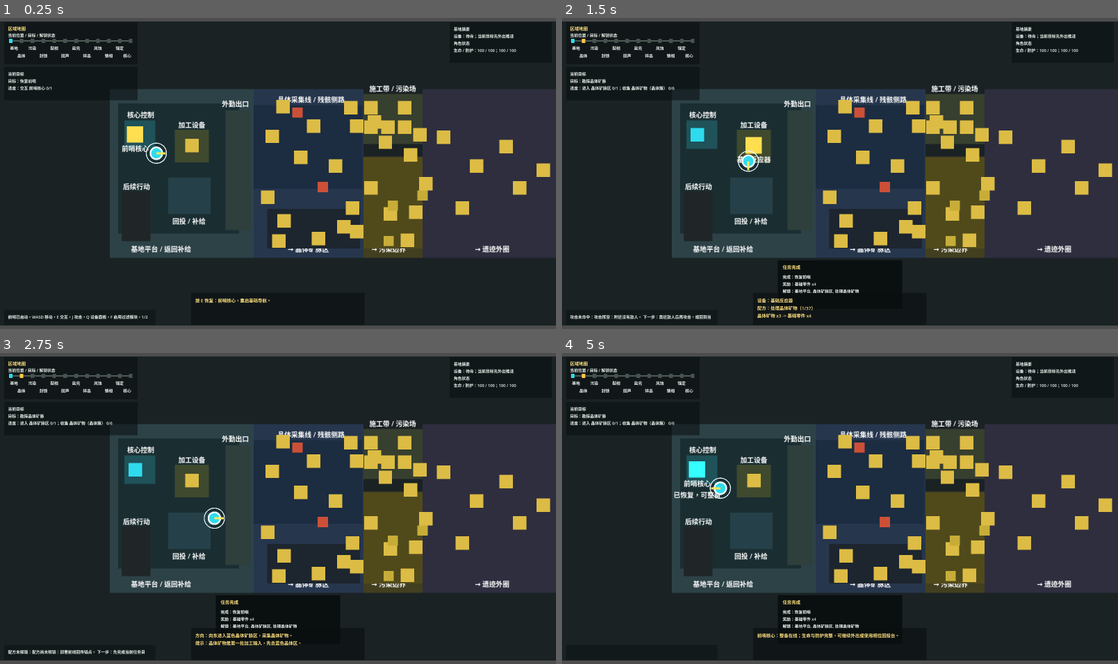
Above: before the commit, frames 1-4 (two rows, left to right).
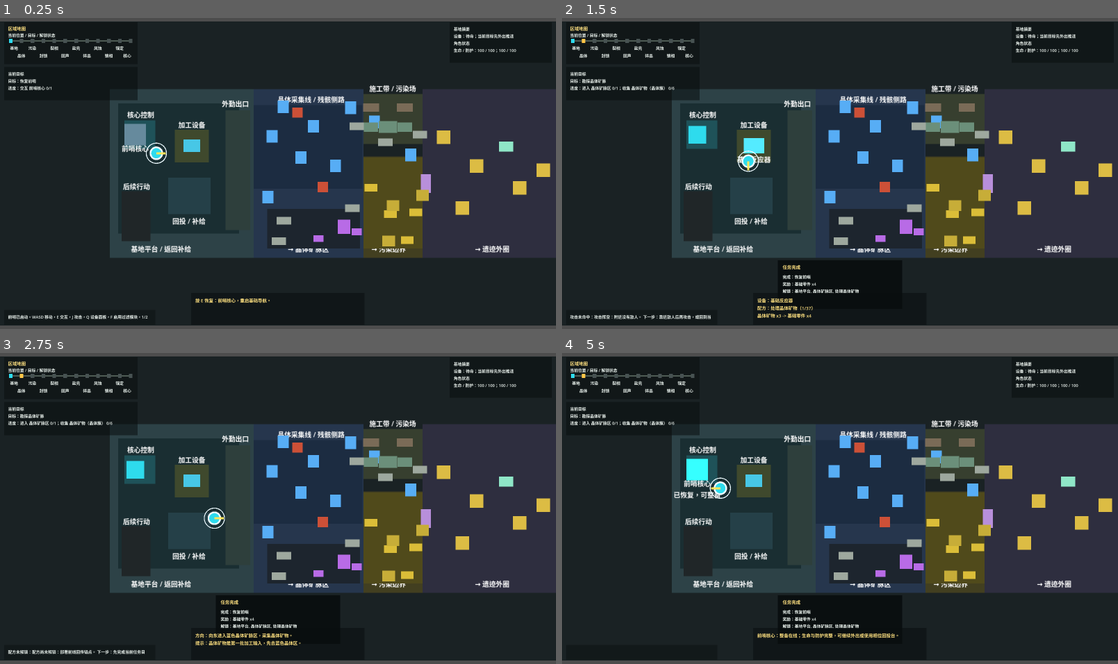
Above: after the commit, the same moments.

Repository: laugh0608/RadishCatalyst
Game: Godot game, scene res://scenes/boot/Boot.tscn
The game is run twice, just before and just after one commit, with the same random seed, the same clock (stepped at 60 frames per second) and the same inputs.
Inputs (mouse positions are in pixels of both pictures, inside the frame that each line leads up to):
- Up to frame 1 (0.25 s): no input
- Up to frame 2 (1.5 s): tap Enter at 0.5 s; move the mouse to (962, 157) at 0.52 s; hold D (move_right) 0.53-1.28 s; tap E (interact) at 0.6 s; click (962, 157) at 0.67 s; move the mouse to (728, 189) at 1.27 s; hold S (move_down) from 1.28 s (still down); tap J (attack) at 1.35 s
- Up to frame 3 (2.75 s): tap E (interact) at 1.55, 2.3 s; move the mouse to (333, 440) at 2.02 s; release S (move_down) at 2.03 s; hold D (move_right) from 2.03 s (still down); hold R (cycle_recipe) from 2.03 s (still down)
- Up to frame 4 (5 s): move the mouse to (812, 570) at 2.77 s; release D (move_right) at 2.78 s; release R (cycle_recipe) at 2.78 s; hold W (move_up) 2.78-3.53 s; tap E (interact) at 2.85, 3.8, 4.55 s; click (812, 570) at 2.92 s; move the mouse to (1006, 555) at 3.52 s; hold A (move_left) from 3.53 s (still down); tap Q (toggle_device_panel) at 3.6 s; move the mouse to (673, 461) at 4.27 s; tap F (toggle_module) at 4.35 s

The runs differ from the first frame. In frame 1, 3.5% of the frame differs, in the area x 22-93%, y 26-74%; in frame 2, 3.4%; in frame 3, 3.3%; in frame 4, 3.4%.

Commit message:
feat: 完成首小时对象表现第一包

Diff:
--- a/client/scripts/actors/prototype_enemy.gd
+++ b/client/scripts/actors/prototype_enemy.gd
@@ -9,6 +9,10 @@
 const FOCUSED_SPRITE_MODULATE := Color(1.16, 1.16, 1.16, 1)
 const DEFAULT_SPRITE_MODULATE := Color(1, 1, 1, 1)
 const FOCUSED_Z_INDEX := 18
+const BASIC_ENEMY_SIZE := Vector2(24.0, 24.0)
+const TREATMENT_ENEMY_SIZE := Vector2(28.0, 22.0)
+const POLLUTED_ENEMY_SIZE := Vector2(30.0, 26.0)
+const ELITE_ENEMY_SIZE := Vector2(36.0, 34.0)
 
 var health: float = 20.0
 var max_health: float = 20.0
@@ -41,6 +45,7 @@
 	if collision_shape != null:
 		collision_shape.disabled = false
 	if sprite != null:
+		_apply_sprite_size(_get_active_size())
 		sprite.color = _get_active_color(category)
 	_update_label()
 
@@ -123,6 +128,8 @@
 
 
 func _get_active_color(category: String) -> Color:
+	if definition_id == "enemy.treatment_skitter":
+		return Color(0.88, 0.38, 0.24, 1)
 	match category:
 		"polluted":
 			return Color(0.78, 0.68, 0.22, 1)
@@ -132,3 +139,22 @@
 			return Color(0.38, 0.72, 0.82, 1)
 		_:
 			return Color(0.8, 0.313726, 0.215686, 1)
+
+
+func _get_active_size() -> Vector2:
+	if definition_id == "enemy.treatment_skitter":
+		return TREATMENT_ENEMY_SIZE
+	match enemy_category:
+		"polluted":
+			return POLLUTED_ENEMY_SIZE
+		"elite_node":
+			return ELITE_ENEMY_SIZE
+		_:
+			return BASIC_ENEMY_SIZE
+
+
+func _apply_sprite_size(sprite_size: Vector2) -> void:
+	if sprite == null:
+		return
+	sprite.position = -sprite_size * 0.5
+	sprite.size = sprite_size
--- a/client/scripts/checks/first_hour_readability_check.gd
+++ b/client/scripts/checks/first_hour_readability_check.gd
@@ -15,6 +15,7 @@
 	_check_general_interaction_prompts()
 	_check_interactable_focus_labels()
 	_check_enemy_focus_labels()
+	_check_core_object_visual_profiles()
 	_check_hud_map_runtime_labels()
 	_check_hud_runtime_layout_first_pass()
 	_check_core_loop_layout()
@@ -146,6 +147,38 @@
 	map.free()
 
 
+func _check_core_object_visual_profiles() -> void:
+	var map := VerticalSliceMapScene.instantiate() as VerticalSliceMap
+	host.root.add_child(map)
+	map.setup(host.data_registry)
+	var crystal := map.get_node("Interactables/CrystalCluster") as PrototypeInteractable
+	var rich_crystal := map.get_node("Interactables/RichCrystalVeinNorth") as PrototypeInteractable
+	var wreckage := map.get_node("Interactables/FieldWreckageNorth") as PrototypeInteractable
+	var residue := map.get_node("Interactables/PollutionResidue") as PrototypeInteractable
+	var rough_ground := map.get_node("Interactables/RoughGroundNorth") as PrototypeInteractable
+	var foundation_site := map.get_node("Interactables/FoundationSiteNorth") as PrototypeInteractable
+	var filter_site := map.get_node("Interactables/PollutionFilterBuildSite") as PrototypeInteractable
+	var reactor := map.get_node("Interactables/BasicReactor") as PrototypeInteractable
+	var ruin_gate := map.get_node("Interactables/RuinGate") as PrototypeInteractable
+	host._expect_equal(crystal.marker.size, Vector2(26.0, 30.0), "object visuals make crystal nodes tall resource markers")
+	host._expect_equal(rich_crystal.marker.size, Vector2(34.0, 38.0), "object visuals make rich crystal visibly larger")
+	host._expect_equal(wreckage.marker.size, Vector2(34.0, 18.0), "object visuals make wreckage a low salvage marker")
+	host._expect_equal(residue.marker.size, Vector2(30.0, 18.0), "object visuals make pollution residue a low hazard marker")
+	host._expect_equal(rough_ground.marker.size, Vector2(38.0, 20.0), "object visuals make rough ground a construction blocker marker")
+	host._expect_equal(foundation_site.marker.size, Vector2(34.0, 22.0), "object visuals make foundation sites compact build markers")
+	host._expect_equal(filter_site.marker.size, Vector2(44.0, 28.0), "object visuals make pollution filter build site wider than foundation")
+	host._expect_equal(reactor.marker.size, Vector2(40.0, 30.0), "object visuals make base reactor a device marker")
+	host._expect_equal(ruin_gate.marker.size, Vector2(24.0, 44.0), "object visuals make ruin gate a vertical exit marker")
+
+	var treatment_enemy := map.get_node("Enemies/TreatmentSkitter") as PrototypeEnemy
+	var polluted_enemy := map.get_node("Enemies/PollutedSkitter") as PrototypeEnemy
+	var elite_enemy := map.get_node("Enemies/EliteResidueNode") as PrototypeEnemy
+	host._expect_equal(treatment_enemy.sprite.size, PrototypeEnemy.TREATMENT_ENEMY_SIZE, "enemy visuals distinguish treatment low-pressure guards")
+	host._expect_equal(polluted_enemy.sprite.size, PrototypeEnemy.POLLUTED_ENEMY_SIZE, "enemy visuals distinguish polluted pressure enemies")
+	host._expect_equal(elite_enemy.sprite.size, PrototypeEnemy.ELITE_ENEMY_SIZE, "enemy visuals distinguish elite pressure node")
+	map.free()
+
+
 func _check_hud_map_runtime_labels() -> void:
 	var hud := PrototypeHudScene.instantiate() as PrototypeHud
 	host.root.add_child(hud)
--- a/client/scripts/interaction/prototype_interactable.gd
+++ b/client/scripts/interaction/prototype_interactable.gd
@@ -2,6 +2,16 @@
 class_name PrototypeInteractable
 
 const DEFAULT_MARKER_COLOR := Color(0.862745, 0.737255, 0.266667, 1)
+const CRYSTAL_MARKER_COLOR := Color(0.34, 0.68, 0.96, 1)
+const RICH_CRYSTAL_MARKER_COLOR := Color(0.54, 0.82, 1.0, 1)
+const SALVAGE_MARKER_COLOR := Color(0.62, 0.66, 0.62, 1)
+const ANOMALY_MARKER_COLOR := Color(0.72, 0.42, 0.9, 1)
+const RESIDUE_MARKER_COLOR := Color(0.86, 0.74, 0.22, 1)
+const ROUGH_GROUND_MARKER_COLOR := Color(0.48, 0.42, 0.34, 1)
+const FOUNDATION_SITE_MARKER_COLOR := Color(0.42, 0.56, 0.48, 1)
+const REACTOR_MARKER_COLOR := Color(0.28, 0.78, 0.9, 1)
+const FILTER_MARKER_COLOR := Color(0.64, 0.78, 0.3, 1)
+const GATE_MARKER_COLOR := Color(0.72, 0.56, 0.86, 1)
 const RESTORED_OUTPOST_CORE_COLOR := Color(0.18, 0.86, 0.93, 1)
 const GATHERED_CRYSTAL_COLOR := Color(0.22, 0.42, 0.58, 1)
 const GATHERED_SALVAGE_COLOR := Color(0.48, 0.56, 0.58, 1)
@@ -82,6 +92,7 @@
 		label.offset_left = label_offset.x
 		label.offset_top = label_offset.y
 		label.offset_right = label_offset.x + label_size.x
+	_apply_default_marker_visual()
 	_set_label_text(display_name)
 
 
@@ -190,8 +201,7 @@
 	consumed = false
 	visible = true
 	monitoring = true
-	if marker != null:
-		marker.color = DEFAULT_MARKER_COLOR
+	_apply_default_marker_visual()
 	_set_label_text(display_name_text)
 
 
@@ -659,6 +669,56 @@
 		marker.color = DEFAULT_MARKER_COLOR
 
 
+func _apply_default_marker_visual() -> void:
+	if marker == null:
+		return
+	var visual := _get_default_marker_visual()
+	var marker_size: Vector2 = visual.get("size", Vector2(32.0, 32.0))
+	marker.position = -marker_size * 0.5
+	marker.size = marker_size
+	marker.color = visual.get("color", DEFAULT_MARKER_COLOR)
+
+
+func _get_default_marker_visual() -> Dictionary:
+	match definition_id:
+		"building.outpost_core":
+			return {"size": Vector2(42.0, 42.0), "color": Color(0.34, 0.46, 0.52, 1)}
+		"building.basic_reactor":
+			return {"size": Vector2(40.0, 30.0), "color": REACTOR_MARKER_COLOR}
+		"building.pollution_filter":
+			if interaction_type == "build":
+				return {"size": Vector2(44.0, 28.0), "color": FOUNDATION_SITE_MARKER_COLOR}
+			return {"size": Vector2(44.0, 34.0), "color": FILTER_MARKER_COLOR}
+		"building.foundation_t1":
+			return {"size": Vector2(34.0, 22.0), "color": FOUNDATION_SITE_MARKER_COLOR}
+		"map_object.crystal_cluster":
+			return {"size": Vector2(26.0, 30.0), "color": CRYSTAL_MARKER_COLOR}
+		"map_object.rich_crystal_vein":
+			return {"size": Vector2(34.0, 38.0), "color": RICH_CRYSTAL_MARKER_COLOR}
+		"map_object.field_wreckage":
+			return {"size": Vector2(34.0, 18.0), "color": SALVAGE_MARKER_COLOR}
+		"map_object.anomaly_crystal":
+			return {"size": Vector2(30.0, 34.0), "color": ANOMALY_MARKER_COLOR}
+		"map_object.anomaly_residue_patch":
+			return {"size": Vector2(24.0, 16.0), "color": ANOMALY_MARKER_COLOR}
+		"map_object.pollution_residue_patch":
+			return {"size": Vector2(30.0, 18.0), "color": RESIDUE_MARKER_COLOR}
+		"map_object.rough_ground":
+			return {"size": Vector2(38.0, 20.0), "color": ROUGH_GROUND_MARKER_COLOR}
+		"map_object.ruin_gate":
+			return {"size": Vector2(24.0, 44.0), "color": GATE_MARKER_COLOR}
+		"map_object.phase_relay_pad":
+			return {"size": Vector2(40.0, 24.0), "color": READY_PHASE_RELAY_PAD_COLOR}
+		_:
+			if definition_id.ends_with("_console"):
+				return {"size": Vector2(34.0, 24.0), "color": COMPLETED_FRONTLINE_ACTION_COLOR}
+			if interaction_type == "clear":
+				return {"size": Vector2(38.0, 20.0), "color": ROUGH_GROUND_MARKER_COLOR}
+			if interaction_type == "build":
+				return {"size": Vector2(34.0, 22.0), "color": FOUNDATION_SITE_MARKER_COLOR}
+	return {"size": Vector2(32.0, 32.0), "color": DEFAULT_MARKER_COLOR}
+
+
 func _set_label_text(text: String, min_lines: int = 1) -> void:
 	_ensure_visual_nodes()
 	if label == null:
Not shown, changed: docs/devlogs/2026-W23.md
Not shown, changed: docs/planning/current.md
Not shown, changed: docs/planning/daily-start.md
